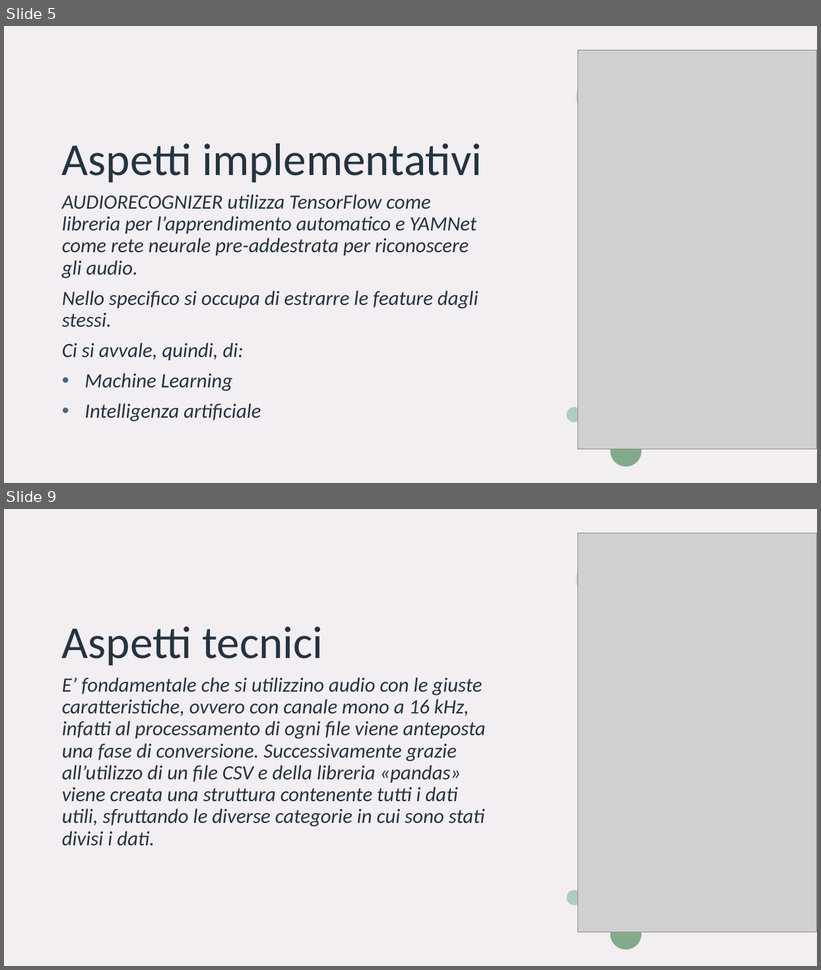
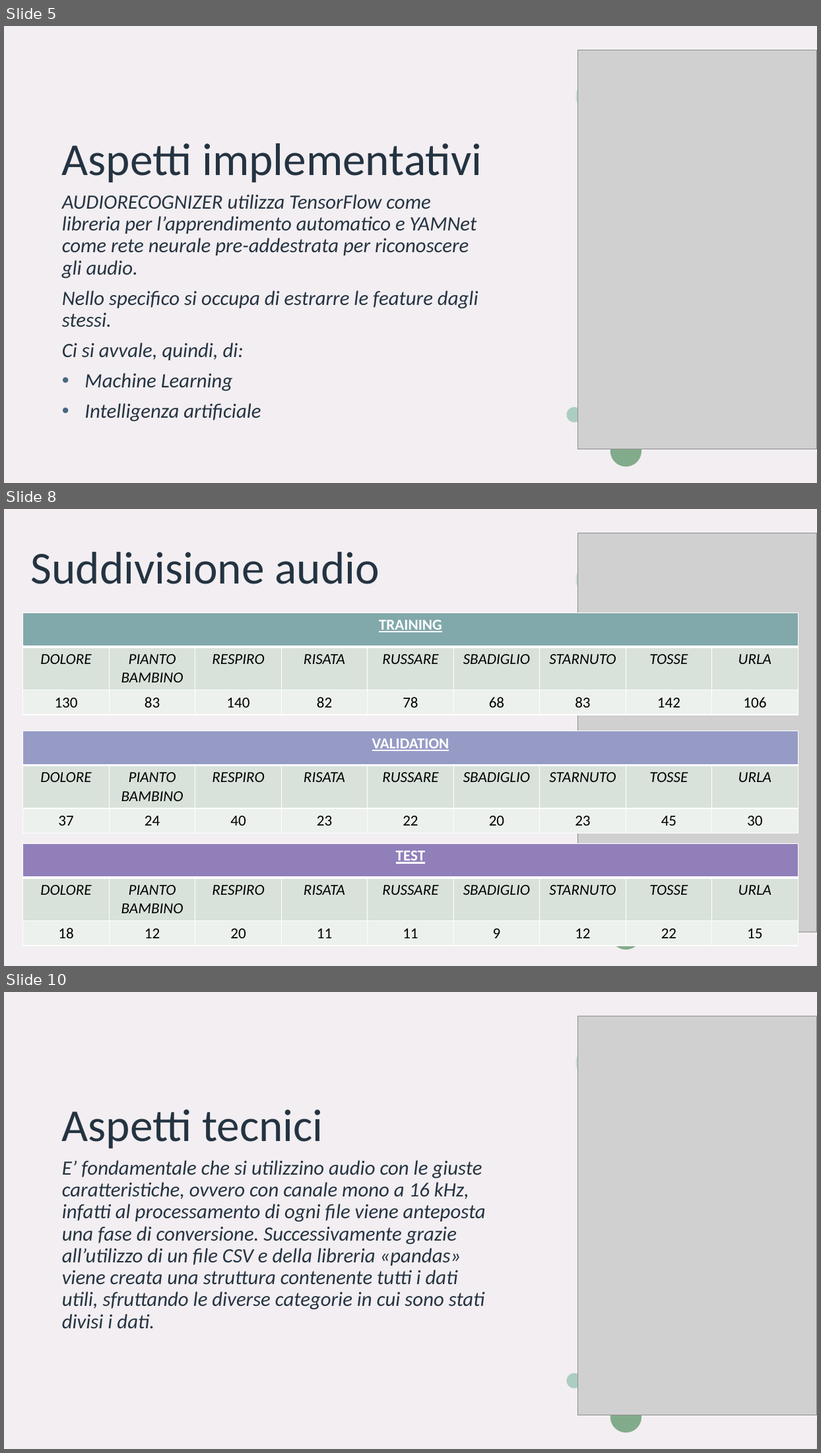
Before and after one commit to AntonioPapeo6/ProgSysAg, a slide deck: DOCUMENTAZIONE/Presentazione - AudioRecognizer (1).pptx. Shown one above the other, each under a label of ours: slides 5 and 9 before the commit, slides 5, 8 and 10 after it; the slides between them are not shown. The pictures are 821x970 and 821x1453 pixels, drawn with LibreOffice and Linux fonts; fonts in the diff are those of the drawing; grey boxes stand for pictures. Boxes give left, top, right and bottom in pixels: in the first picture for what was removed or moved away, otherwise in the second. Text is boxed around its words. In the diff, an @@ line names an element or a change of style, - is before the commit and + after.

```diff
--- a/DOCUMENTAZIONE/Presentazione - AudioRecognizer (1).pptx
+++ b/DOCUMENTAZIONE/Presentazione - AudioRecognizer (1).pptx
@@ slide 8 added at <box>4,509,817,966</box>, background #FFFFFF; not listed: 4 template elements that a slide beside it also shows @@
@@ rectangle added at <box>4,509,817,966</box>, fill #FFFFFF @@
@@ rectangle added at <box>4,509,817,966</box>, fill #D4C8D2 at 30% opacity @@
@@ picture added at <box>578,533,817,933</box> @@
@@ title added at <box>31,552,379,584</box>, 54 pt, text #243341 @@
+Suddivisione audio
@@ ellipse added at <box>576,564,607,595</box>, fill #C7DDD5 @@
@@ table added at <box>23,613,797,714</box>, 3 rows, 9 columns @@
+TRAINING |  |  |  |  |  |  |  | 
+DOLORE | PIANTO BAMBINO | RESPIRO | RISATA | RUSSARE | SBADIGLIO | STARNUTO | TOSSE | URLA
+130 | 83 | 140 | 82 | 78 | 68 | 83 | 142 | 106
@@ table added at <box>23,731,797,832</box>, 3 rows, 9 columns @@
+VALIDATION |  |  |  |  |  |  |  | 
+DOLORE | PIANTO BAMBINO | RESPIRO | RISATA | RUSSARE | SBADIGLIO | STARNUTO | TOSSE | URLA
+37 | 24 | 40 | 23 | 22 | 20 | 23 | 45 | 30
@@ table added at <box>23,844,797,945</box>, 3 rows, 9 columns @@
+TEST |  |  |  |  |  |  |  | 
+DOLORE | PIANTO BAMBINO | RESPIRO | RISATA | RUSSARE | SBADIGLIO | STARNUTO | TOSSE | URLA
+18 | 12 | 20 | 11 | 11 | 9 | 12 | 22 | 15
@@ ellipse added at <box>567,890,582,906</box>, fill #ACCDC1 @@
@@ ellipse added at <box>611,919,642,950</box>, fill #82AB8B @@
@@ what was slide 9 is now slide 10 @@
```
Also in this commit, not shown: 3 slides changed, 3 other files.
